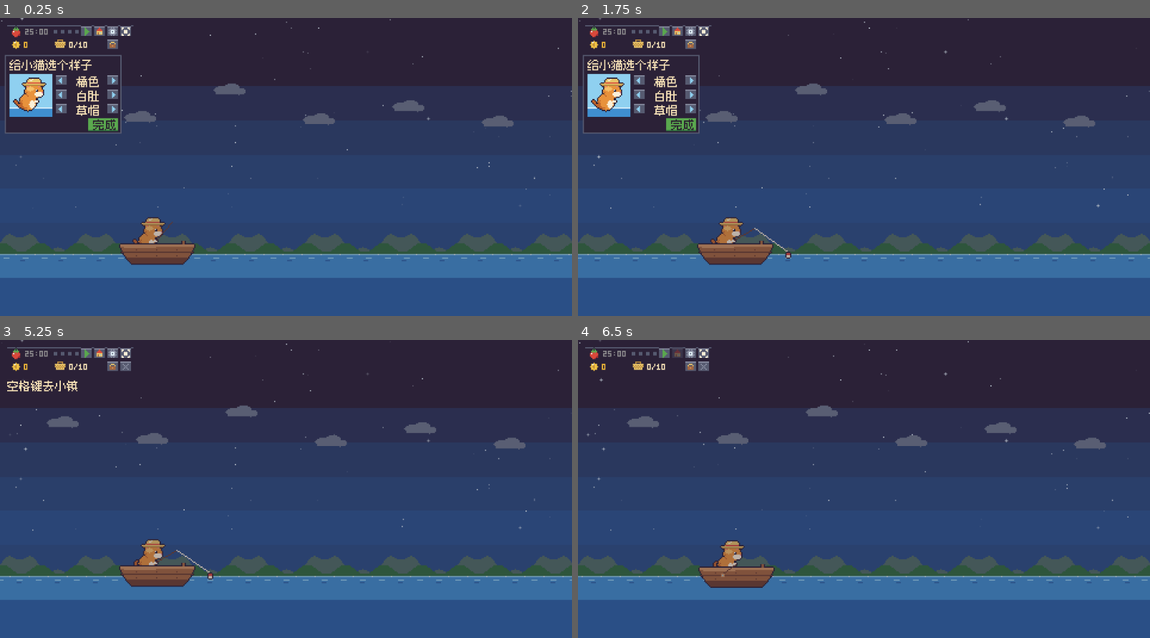
Above: before the commit, frames 1-4 (two rows, left to right).
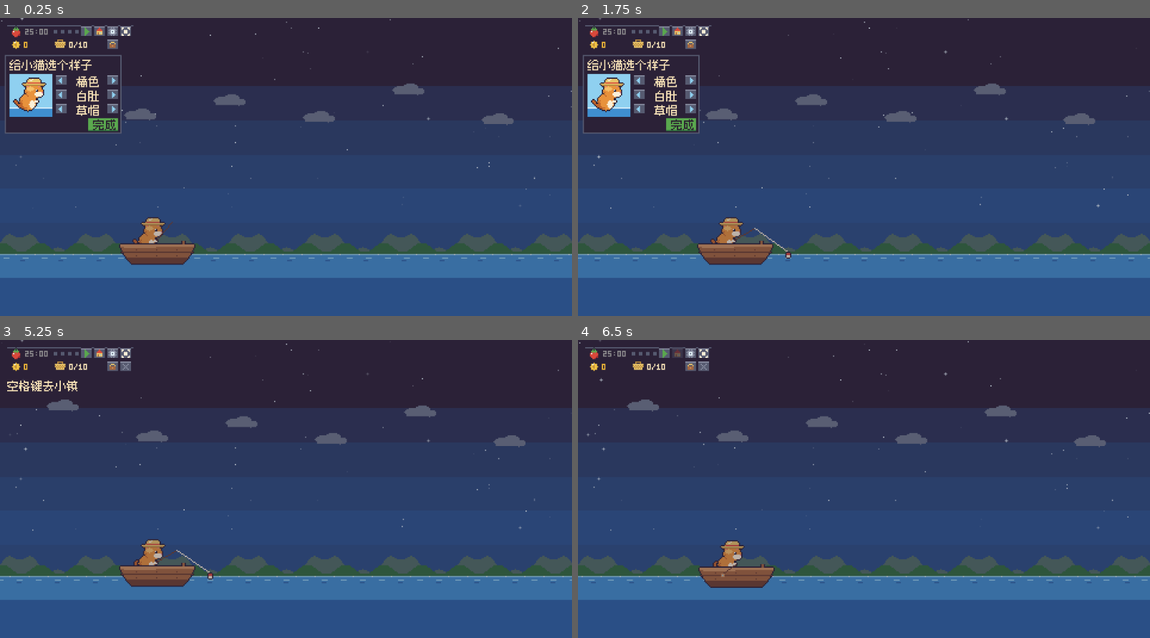
Above: after the commit, the same moments.

Repository: jiahecairen/pixel-cat-fishing
Game: Godot game, scene res://presentation/main.tscn
Same seed, same stepped clock (60 frames per second), same inputs: the game is played once before the commit and once after it.
Inputs (mouse positions are in pixels of both pictures, inside the frame that each line leads up to):
- Up to frame 1 (0.25 s): no input
- Up to frame 2 (1.75 s): tap Enter at 0.5, 0.6 s; move the mouse to (989, 152) at 0.52 s; hold Right 0.53-1.25 s; click (989, 152) at 0.67 s; tap Space at 0.77 s; drag from (749, 181) to (835, 226) at 1.27 s
- Up to frame 3 (5.25 s): move the mouse to (343, 423) at 2.02 s; hold Right 2.03-2.75 s; tap Tab at 2.1, 5.1 s; tap Space at 2.75, 3.77, 4.25 s; drag from (257, 548) to (114, 444) at 2.77 s; tap Enter at 3.5, 3.6, 5 s; move the mouse to (457, 533) at 3.52 s; hold Left 3.53-4.25 s; drag from (114, 444) to (200, 414) at 4.27 s; move the mouse to (314, 489) at 5.02 s; hold Down from 5.03 s (still down); click (314, 489) at 5.17 s
- Up to frame 4 (6.5 s): release Down at 5.75 s; tap Space at 5.75 s; drag from (778, 414) to (749, 503) at 5.77 s

The runs differ from the first frame. In frame 1, 0.9% of the frame differs, in the area x 21-100%, y 21-37%; in frame 2, 0.9%; in frame 3, 1.2%, in the area x 8-92%, y 19-37%; in frame 4, 1.2%.

Commit message:
v0.29 修复云层回绕时上下跳动
Co-Authored-By: Claude Sonnet 5.5 <noreply@anthropic.com>
Claude-Session: https://claude.ai/code/session_01MGVgxpnz2EqSwpVSKzj7dd

Diff:
--- a/presentation/world.gd
+++ b/presentation/world.gd
@@ -448,11 +448,13 @@
 	var cloud_tint := Color.WHITE.lerp(Pal.L_R.lerp(Pal.L_F, 0.35), clampf(warm * 1.1, 0.0, 0.85))
 	cloud_tint = cloud_tint.lerp(Pal.L_A, 0.45 if bool(sky["cloudy"]) else 0.0)
 	cloud_tint = cloud_tint.lerp(Pal.U_A, clampf(dark * 0.8, 0.0, 0.8))
-	var cloud_shift := fposmod(cam.x * 0.85 - t / 500.0, 150.0)
-	for i in range(-1, int(view.x / 150) + 2):
-		var cx := cam.x - cloud_shift + i * 150
-		m.draw_texture(m.tex["cloud"], Vector2(roundf(cx + 20), cam.y + 14 + (i * 37) % 23 + maxf(0, view.y - 180) * 0.5), cloud_tint)
-		m.draw_texture(m.tex["cloud"], Vector2(roundf(cx + 95), cam.y + 40 + (i * 53) % 17 + maxf(0, view.y - 180) * 0.5), cloud_tint)
+	# 云按"世界编号"取高度：编号随云一起滑过屏幕，不会在循环回绕的那一刻换高度（以前按屏幕里的第几朵取，回绕时云会上下一跳）
+	var cloud_base := cam.x * 0.85 - t / 500.0
+	var cloud_k0 := floori(cloud_base / 150.0)
+	for n in range(cloud_k0 - 1, cloud_k0 + int(view.x / 150) + 3):
+		var cx := cam.x + n * 150 - cloud_base
+		m.draw_texture(m.tex["cloud"], Vector2(roundf(cx + 20), cam.y + 14 + posmod(n * 37, 23) + maxf(0, view.y - 180) * 0.5), cloud_tint)
+		m.draw_texture(m.tex["cloud"], Vector2(roundf(cx + 95), cam.y + 40 + posmod(n * 53, 17) + maxf(0, view.y - 180) * 0.5), cloud_tint)
 	var hill_shift := fposmod(cam.x * 0.4, 64.0)
 	for i in range(-1, int(view.x / 64) + 2):
 		m.draw_texture(m.tex["hills"], Vector2(roundf(cam.x - hill_shift + i * 64), WATER_Y - 22))
Not shown, changed: docs/ACCEPTANCE_TESTS.md
Not shown, changed: docs/DEV_LOG.md
